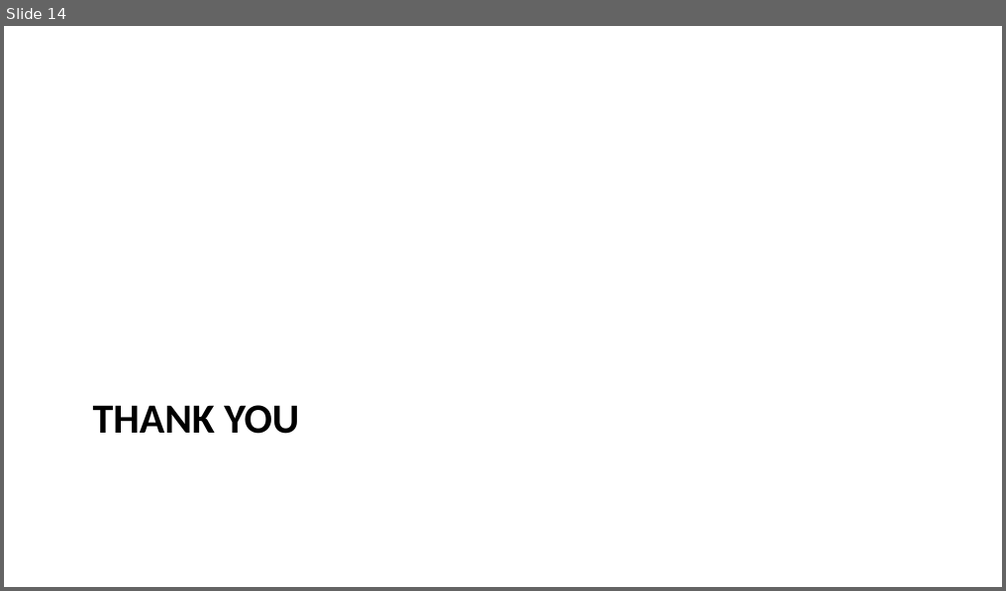
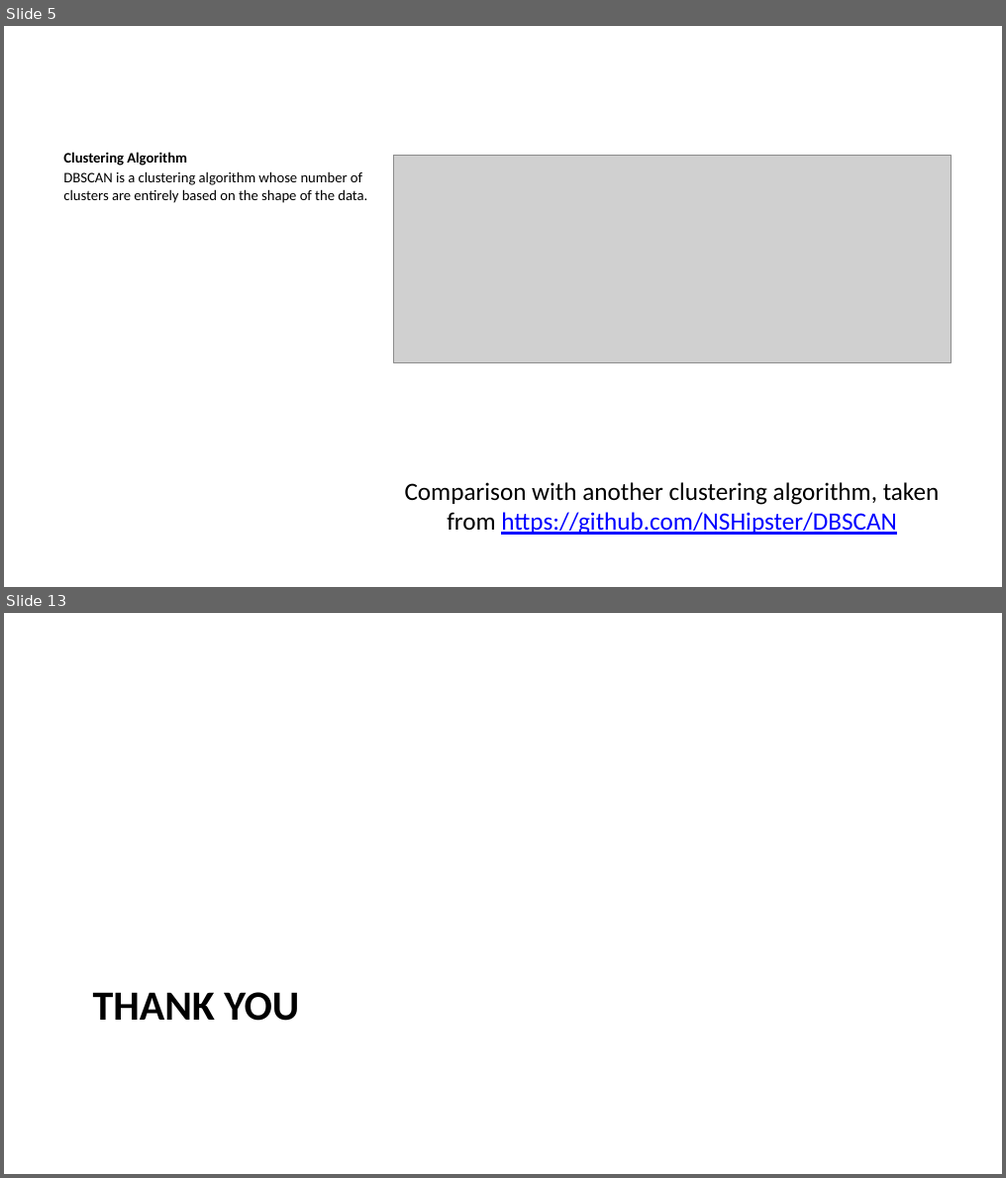
Before and after one commit to Thaza-Kun/sarjana, a slide deck: docs/slides/andersen_2023/slides.pptx. Shown one above the other, each under a label of ours: slide 14 before the commit, slides 5 and 13 after it; the slides between them are not shown. The pictures are 1006x591 and 1006x1178 pixels, drawn with LibreOffice and Linux fonts; fonts in the diff are those of the drawing; grey boxes stand for pictures. Boxes give left, top, right and bottom in pixels: in the first picture for what was removed or moved away, otherwise in the second. Text is boxed around its words. In the diff, an @@ line names an element or a change of style, - is before the commit and + after.

```diff
--- a/docs/slides/andersen_2023/slides.pptx
+++ b/docs/slides/andersen_2023/slides.pptx
@@ slide 5 added at bbox=[4, 26, 1002, 587], background #FFFFFF @@
@@ text added at bbox=[63, 152, 367, 203], 10.5 pt, text #000000 @@
+Clustering Algorithm
+DBSCAN is a clustering algorithm whose number of clusters are entirely based on the shape of the data.
@@ picture added at bbox=[393, 155, 950, 363] @@
@@ text added at bbox=[405, 482, 940, 535], 18 pt, text #000000 @@
+Comparison with another clustering algorithm, taken from https://github.com/NSHipster/DBSCAN
@@ what was slide 14 is now slide 13 @@
```
Also in this commit, not shown: 3 slides changed, 11 other slides added, 12 slides removed, 20 other files.
